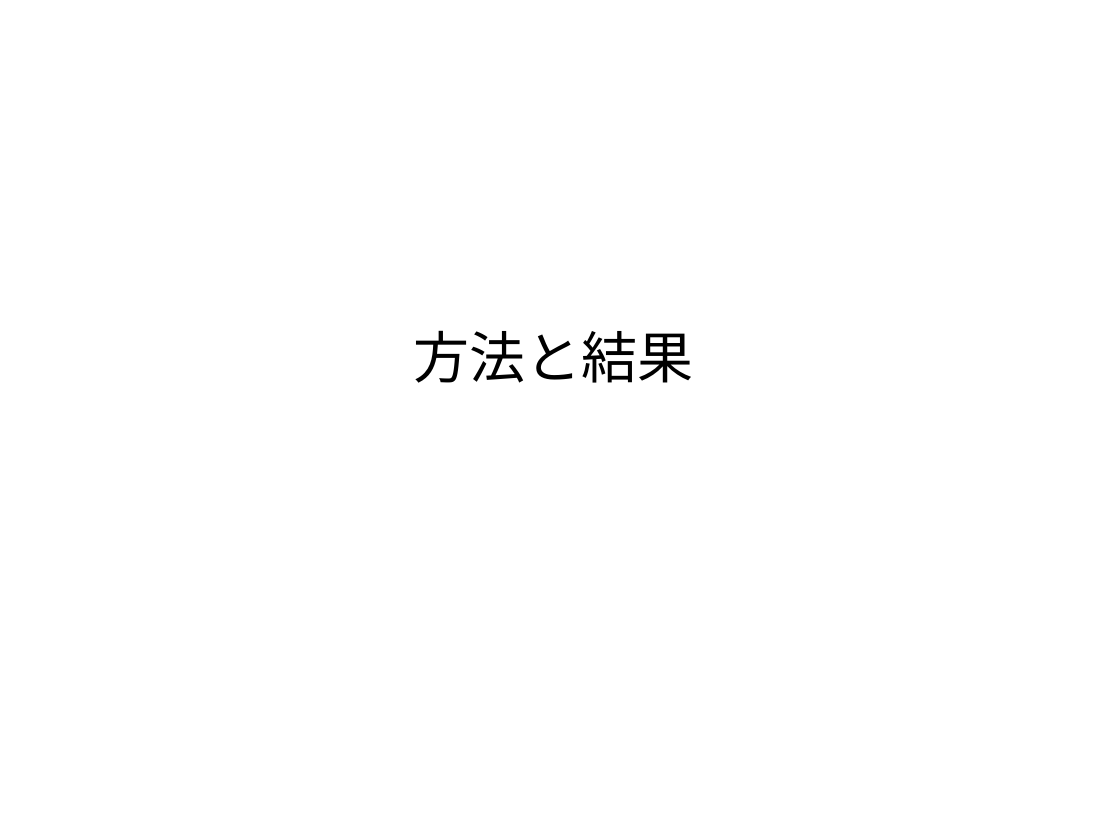
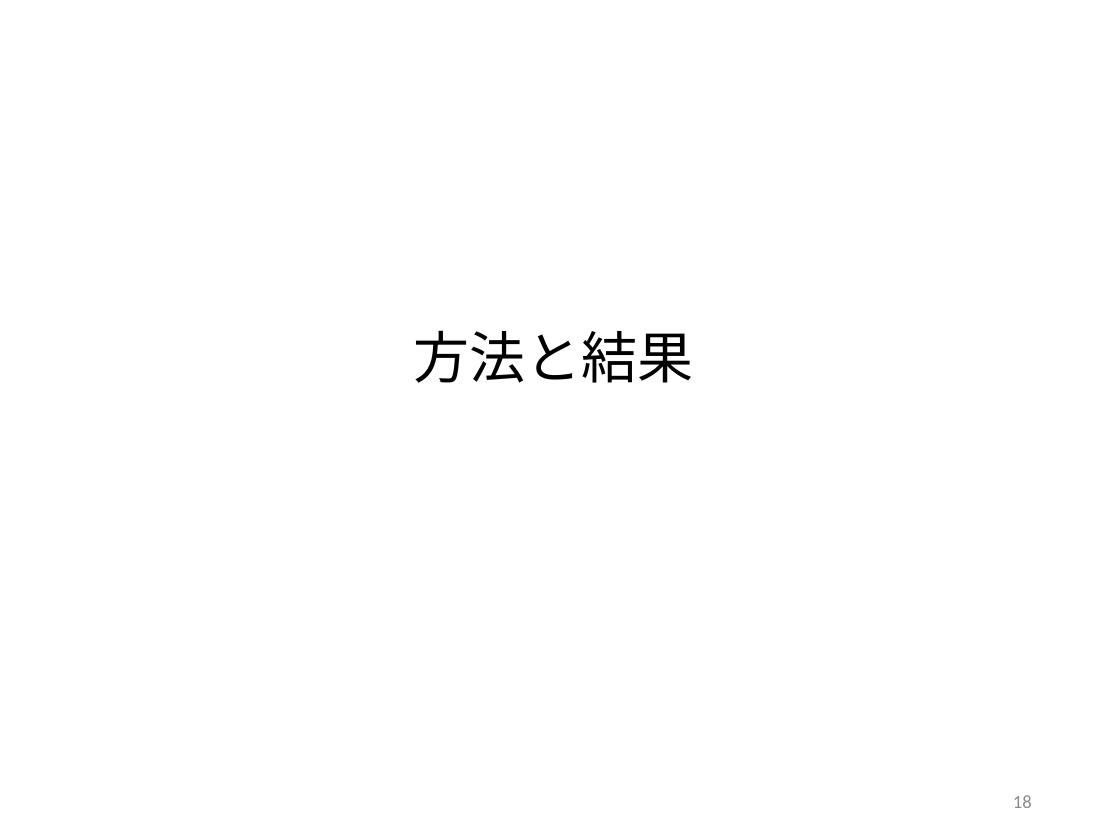
Before and after one commit to miya-dai/system_design, a slide deck: slide 18 of discussion/中間発表.pptx (slide 15 before the commit). Drawn at 1120x840 pixels with LibreOffice and Linux fonts; fonts in the diff are those of the drawing. Boxes give left, top, right and bottom in pixels: in the first picture for what was removed or moved away, otherwise in the second. Text is boxed around its words. In the diff, an @@ line names an element or a change of style, - is before the commit and + after.

```diff
--- a/discussion/中間発表.pptx
+++ b/discussion/中間発表.pptx
@@ page number added at box(1013, 795, 1032, 808), 12 pt, text #8C8C8C @@
+18
```
Also in this commit, not shown: 20 other slides changed, 3 slides added, 1 slide removed, 1 other file.
